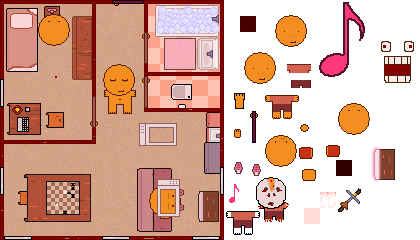
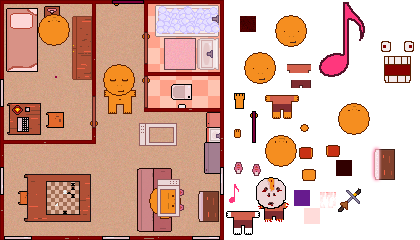
The second 420x240 image is a revision of the first. Changes to its layers:
added layer "Layer 63 copy" above "Layer 72" over [294, 190, 310, 206]
